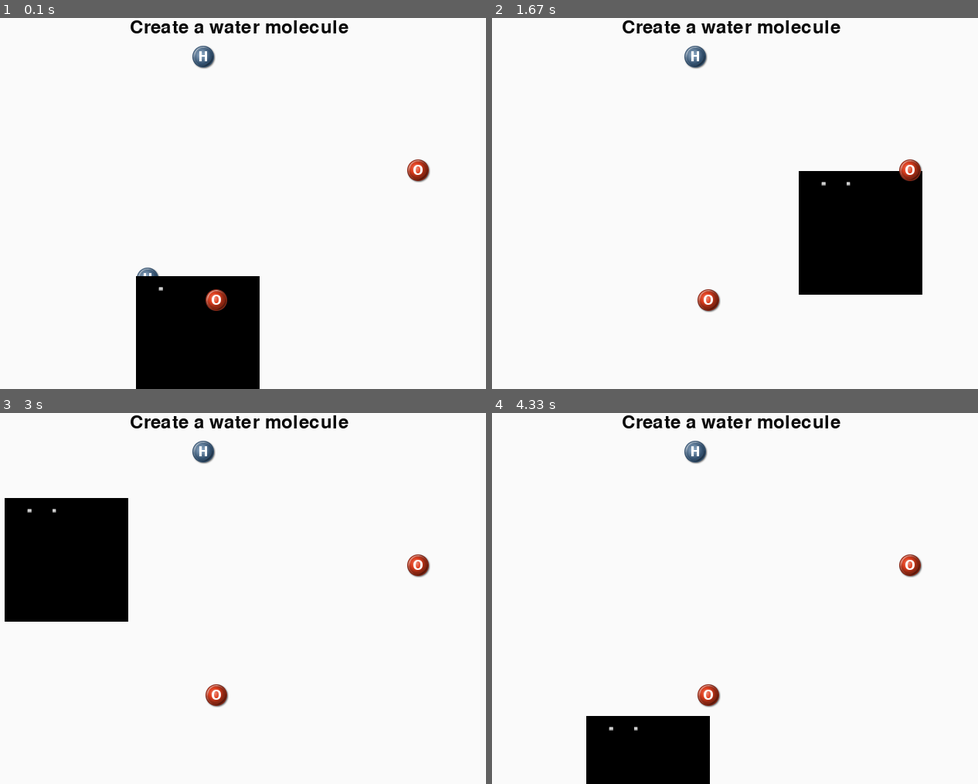
Above: before the commit, frames 1-4 (two rows, left to right).
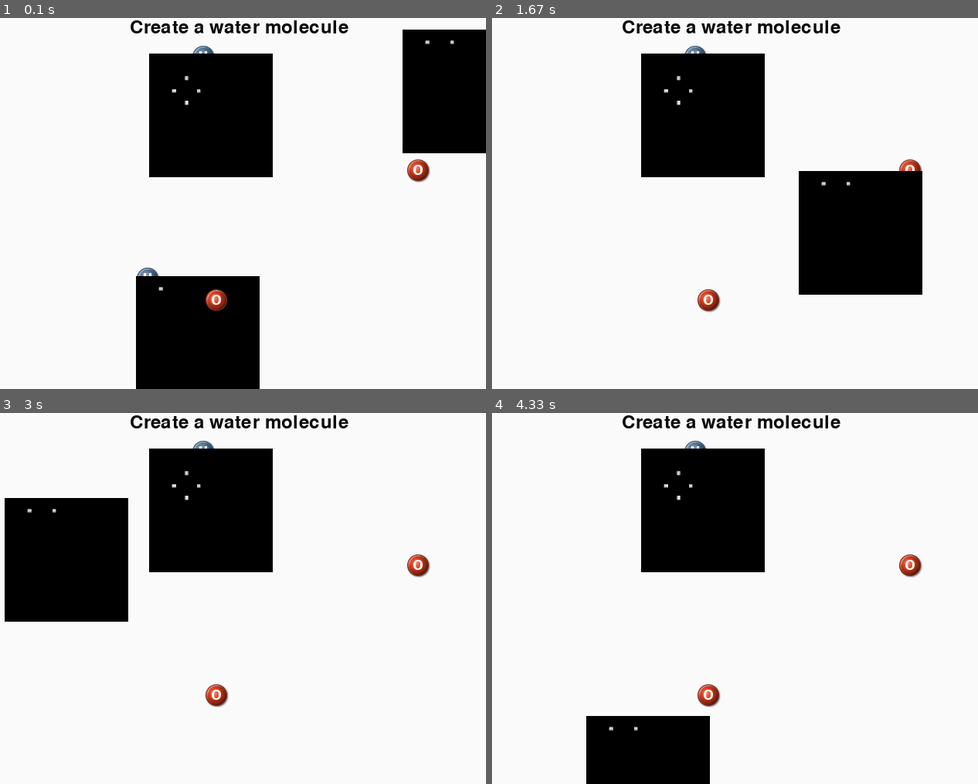
Above: after the commit, the same moments.

Repository: Norberg/molecule
Game: pygame game, started from molecule.py
The game is run twice, just before and just after one commit, with the same random seed, the same clock (stepped at 60 frames per second) and the same inputs. The source is Python 2; it was converted automatically to run under Python 3.
Inputs (mouse positions are in pixels of both pictures, inside the frame that each line leads up to):
- Up to frame 1 (0.1 s): no input
- Up to frame 2 (1.67 s): press the mouse at (934, 92) at 0.37 s; move the mouse to (890, 88) at 0.47 s; release the mouse at (841, 88) at 0.6 s; press the mouse at (637, 277) at 0.7 s; move the mouse to (603, 173) at 0.8 s; release the mouse at (564, 73) at 0.93 s; press the mouse at (516, 84) at 1.03 s; move the mouse to (603, 151) at 1.13 s; release the mouse at (696, 218) at 1.27 s; press the mouse at (516, 84) at 1.37 s; move the mouse to (686, 129) at 1.47 s; release the mouse at (861, 170) at 1.6 s
- Up to frame 3 (3 s): press the mouse at (24, 479) at 1.7 s; move the mouse to (140, 494) at 1.8 s; release the mouse at (262, 513) at 1.93 s; press the mouse at (24, 479) at 2.03 s; move the mouse to (48, 579) at 2.13 s; release the mouse at (72, 680) at 2.27 s; press the mouse at (24, 479) at 2.37 s; move the mouse to (223, 468) at 2.47 s; release the mouse at (422, 457) at 2.6 s; press the mouse at (24, 479) at 2.7 s; move the mouse to (43, 487) at 2.8 s; release the mouse at (68, 498) at 2.93 s
- Up to frame 4 (4.33 s): press the mouse at (516, 479) at 3.03 s; move the mouse to (642, 520) at 3.13 s; release the mouse at (769, 561) at 3.27 s; press the mouse at (516, 479) at 3.37 s; move the mouse to (666, 490) at 3.47 s; release the mouse at (812, 502) at 3.6 s; press the mouse at (516, 479) at 3.7 s; move the mouse to (574, 568) at 3.8 s; release the mouse at (632, 654) at 3.93 s; press the mouse at (516, 479) at 4.03 s; move the mouse to (579, 598) at 4.13 s; release the mouse at (647, 717) at 4.27 s

The runs differ from the first frame. In frame 1, 14% of the frame differs, in the area x 30-100%, y 3-43%; in frame 2, 8.6%; in frame 3, 8.5%; in frame 4, 8.5%.

Commit message:
changed building block from Atom to Element

Diff:
--- a/molecule.py
+++ b/molecule.py
@@ -124,13 +124,13 @@
 	def create_elements(self, elements):
 		list_of_elements = list()
 		for element in elements:
-			list_of_elements.append(Atom(element))
+			list_of_elements.append(Element(element))
 		return tuple(list_of_elements)
 
 universe = Universe()
 
-class Atom(pygame.sprite.Sprite):
-	"""Atom - The universal buildning block"""
+class Element(pygame.sprite.Sprite):
+	"""Element - The universal building block of atoms and molecules"""
 	def __init__(self, symbol):
 		pygame.sprite.Sprite.__init__(self)
 		self.symbol = symbol
@@ -196,8 +196,8 @@
 	pygame.display.flip()
 
 	clock = pygame.time.Clock()
-	elements = universe.create_elements(["H", "O", "OH", "O", "H"])#, "CO2", "CH4"])
-	atoms = pygame.sprite.RenderPlain(elements)
+	e = universe.create_elements(["H", "O", "OH", "O", "H", "CO2", "CH4"])
+	elements = pygame.sprite.RenderPlain(e)
 	active = None
 	while 1:
 		clock.tick(60)
@@ -207,23 +207,23 @@
 			elif event.type == KEYDOWN and event.key == K_ESCAPE:
 				return
 			elif event.type == MOUSEBUTTONDOWN:
-				for atom in atoms.sprites():
-					if atom.clicked():
-						active = atom
+				for element in elements.sprites():
+					if element.clicked():
+						active = element
 						break
 			elif event.type is MOUSEBUTTONUP and active != None:
 				active.unclicked()
 				active = None
+
 		if active != None:
-			for collition in pygame.sprite.spritecollide(active, atoms, False):
+			for collition in pygame.sprite.spritecollide(active, elements, False):
 				if collition != active:
 					if active.react(collition):
 						collition.kill()
 
-		atoms.update()
-
+		elements.update()
 		screen.blit(background, (0, 0))
-		atoms.draw(screen)
+		elements.draw(screen)
 		pygame.display.flip()
 
 
